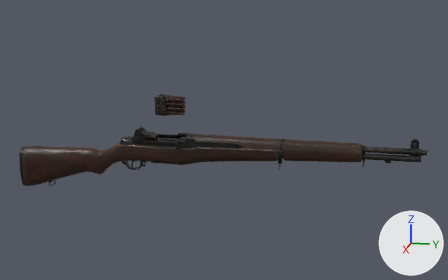
An edit to the glTF model public/models/m1-garand.glb, drawn before and after from the same camera.
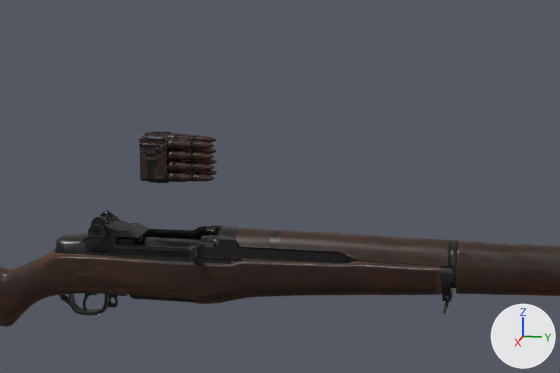
The first picture shows the older version from a 50 mm camera at (2.831, 0.631, 0.754) aimed at (-0.022, 0.061, 0.041). The close-ups show the older and then the newer version on the part from 22% to 73% of the width and 15% to 69% of the height of that picture. Only the edits that show in the close-ups are written down. Arrows for +X, +Y and +Z are at lower right; the lights stay in place. Where no turn or scale is listed for an object, it has been applied to the vertices.

Objects in the first close-up: 'defaultMaterial', 'defaultMaterial.001'.
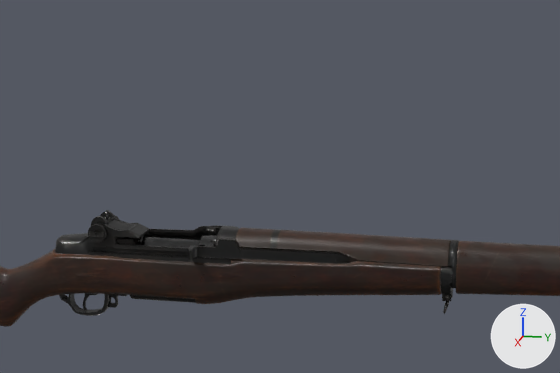
Location of each change, (x1, y1, x2, y2) in pixels of the close-ups (560 x 373 px):
'defaultMaterial.001', deleted
    before: (139, 131, 217, 183)

Edits to the bpy script that builds the scene:
```text
Remove ob_defaultmaterial_001:
    ob_defaultmaterial_001 = bpy.data.objects.new('defaultMaterial.001', me_defaultmaterial_001)
    ob_defaultmaterial_001.location = (-0.015, -0.199, 0.203)
```
